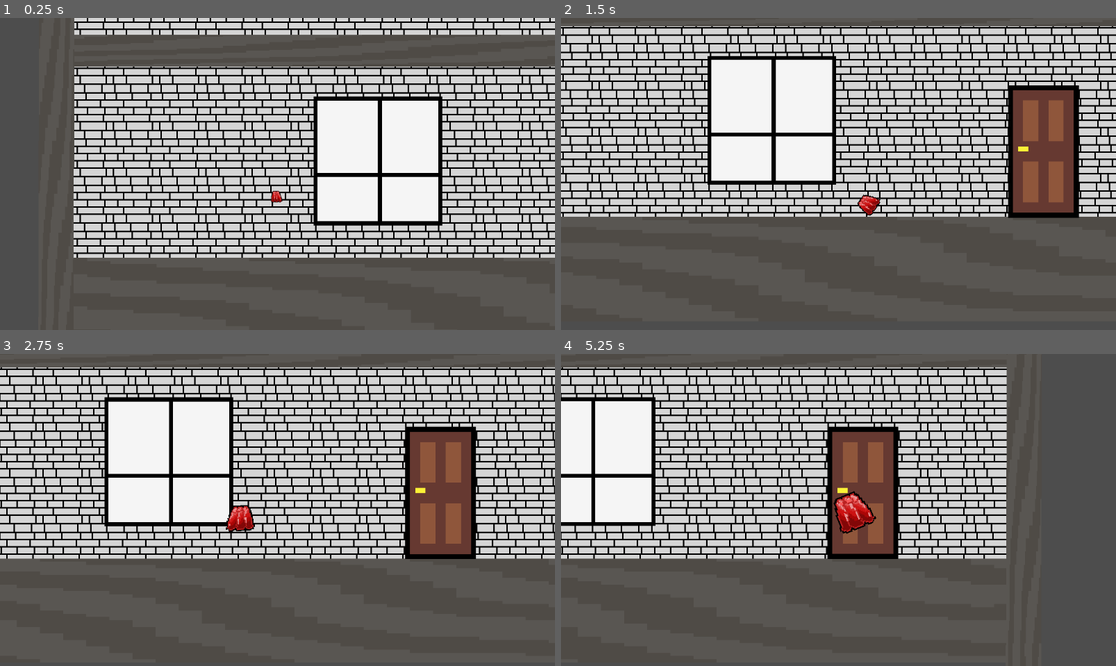
Above: before the commit, frames 1-4 (two rows, left to right).
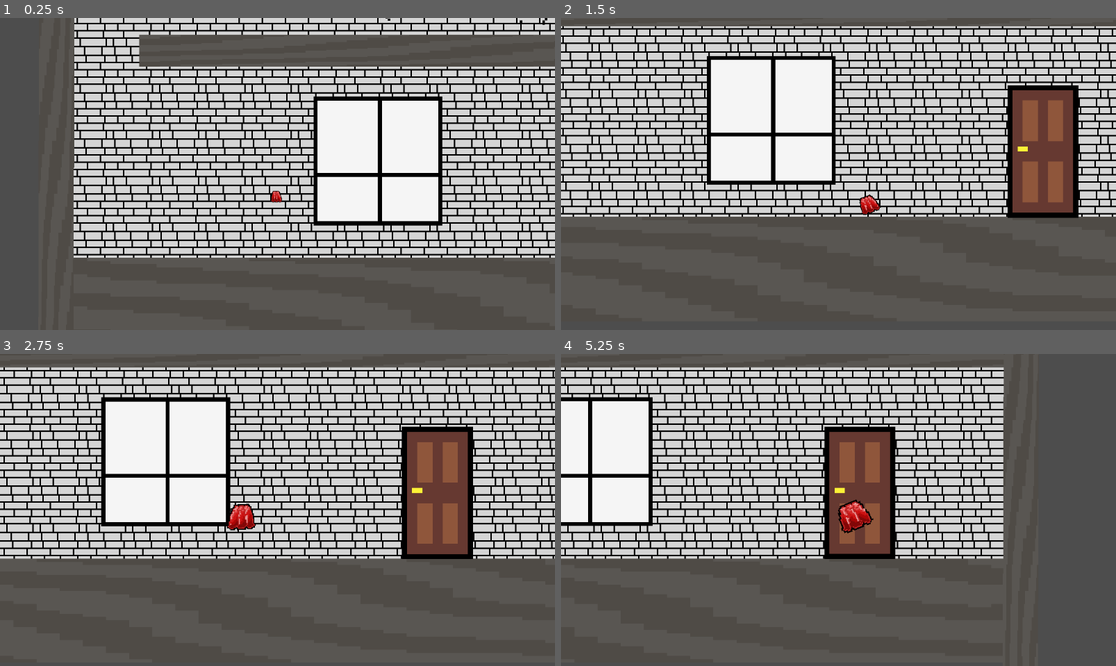
Above: after the commit, the same moments.

Repository: Razen-MIREA/metamorphozis
Game: Godot game, scene res://Game.tscn
Two runs of this game, one before a commit and one after it. Both use one fixed random seed, a clock stepped at 60 frames per second and the inputs below.
Inputs (mouse positions are in pixels of both pictures, inside the frame that each line leads up to):
- Up to frame 1 (0.25 s): no input
- Up to frame 2 (1.5 s): move the mouse to (960, 158) at 0.52 s; hold D (right) from 0.53 s (still down); tap Space (Jump) at 0.6, 0.77, 1.07, 1.35 s; click (960, 158) at 0.67 s; move the mouse to (727, 189) at 1.27 s; click (727, 189) at 1.42 s
- Up to frame 3 (2.75 s): tap Space (Jump) at 1.52, 1.82, 2.1 s; move the mouse to (333, 441) at 2.02 s; release D (right) at 2.03 s; hold A (left) from 2.03 s (still down); click (333, 441) at 2.17 s
- Up to frame 4 (5.25 s): move the mouse to (810, 572) at 2.77 s; release A (left) at 2.78 s; hold D (right) 2.78-4.28 s; tap Space (Jump) at 2.85, 3.02, 3.32, 3.6, 3.77, 4.07, 4.35, 4.52, 4.82, 5.1 s; click (810, 572) at 2.92 s; move the mouse to (1005, 556) at 3.52 s; click (1005, 556) at 3.67 s; move the mouse to (672, 463) at 4.27 s; hold A (left) 4.28-5.03 s; click (672, 463) at 4.42 s; move the mouse to (866, 510) at 5.02 s; hold D (right) from 5.03 s (still down); click (866, 510) at 5.17 s

The runs differ from the first frame. In frame 1, 21% of the frame differs, in the area x 13-100%, y 0-77%; in frame 2, 20%; in frame 3, 22%, in the area x 0-100%, y 4-66%; in frame 4, 18%.

Commit message:
oragnization new
- Added Jump jelly anim
- New sprites(bullet and mobs)
- Code fix

Diff:
--- a/Game.tscn
+++ b/Game.tscn
@@ -6,102 +6,145 @@
 [ext_resource type="Texture2D" uid="uid://bycv43sdpgedd" path="res://assets/sprites/Door.png" id="4_t88pq"]
 [ext_resource type="Texture2D" uid="uid://2cv57oy4lbpt" path="res://assets/sprites/HospitalWall.png" id="5_r0x5m"]
 [ext_resource type="Texture2D" uid="uid://dkr0dmj0qn41m" path="res://assets/sprites/Window.png" id="6_r0x5m"]
-
-[sub_resource type="AtlasTexture" id="AtlasTexture_u44n3"]
+[ext_resource type="Texture2D" uid="uid://gw261la74fsd" path="res://assets/sprites/Ant.png" id="7_3mrqo"]
+[ext_resource type="Texture2D" uid="uid://g7arax7utdm3" path="res://assets/sprites/Fly.png" id="8_joorw"]
+[ext_resource type="Texture2D" uid="uid://c83w7s5jgms7o" path="res://assets/sprites/LavenderRaf.png" id="9_2vekm"]
+
+[sub_resource type="AtlasTexture" id="AtlasTexture_r0x5m"]
+atlas = ExtResource("1_xkndl")
+region = Rect2(416, 0, 32, 32)
+
+[sub_resource type="AtlasTexture" id="AtlasTexture_3mrqo"]
+atlas = ExtResource("1_xkndl")
+region = Rect2(448, 0, 32, 32)
+
+[sub_resource type="AtlasTexture" id="AtlasTexture_joorw"]
+atlas = ExtResource("1_xkndl")
+region = Rect2(480, 0, 32, 32)
+
+[sub_resource type="AtlasTexture" id="AtlasTexture_2vekm"]
+atlas = ExtResource("1_xkndl")
+region = Rect2(512, 0, 32, 32)
+
+[sub_resource type="AtlasTexture" id="AtlasTexture_yx171"]
+atlas = ExtResource("1_xkndl")
+region = Rect2(0, 0, 32, 32)
+
+[sub_resource type="AtlasTexture" id="AtlasTexture_yhmtn"]
+atlas = ExtResource("1_xkndl")
+region = Rect2(32, 0, 32, 32)
+
+[sub_resource type="AtlasTexture" id="AtlasTexture_gwjdr"]
+atlas = ExtResource("1_xkndl")
+region = Rect2(64, 0, 32, 32)
+
+[sub_resource type="AtlasTexture" id="AtlasTexture_lvtmh"]
+atlas = ExtResource("1_xkndl")
+region = Rect2(96, 0, 32, 32)
+
+[sub_resource type="AtlasTexture" id="AtlasTexture_yyih5"]
+atlas = ExtResource("1_xkndl")
+region = Rect2(128, 0, 32, 32)
+
+[sub_resource type="AtlasTexture" id="AtlasTexture_qjyg3"]
+atlas = ExtResource("1_xkndl")
+region = Rect2(160, 0, 32, 32)
+
+[sub_resource type="AtlasTexture" id="AtlasTexture_elkpi"]
+atlas = ExtResource("1_xkndl")
+region = Rect2(192, 0, 32, 32)
+
+[sub_resource type="AtlasTexture" id="AtlasTexture_0yprl"]
+atlas = ExtResource("1_xkndl")
+region = Rect2(224, 0, 32, 32)
+
+[sub_resource type="AtlasTexture" id="AtlasTexture_wuoie"]
 atlas = ExtResource("1_xkndl")
 region = Rect2(256, 0, 32, 32)
 
-[sub_resource type="AtlasTexture" id="AtlasTexture_gwjdr"]
+[sub_resource type="AtlasTexture" id="AtlasTexture_bvhbk"]
 atlas = ExtResource("1_xkndl")
 region = Rect2(288, 0, 32, 32)
 
-[sub_resource type="AtlasTexture" id="AtlasTexture_lvtmh"]
+[sub_resource type="AtlasTexture" id="AtlasTexture_cpsxm"]
 atlas = ExtResource("1_xkndl")
 region = Rect2(320, 0, 32, 32)
 
-[sub_resource type="AtlasTexture" id="AtlasTexture_yyih5"]
+[sub_resource type="AtlasTexture" id="AtlasTexture_hmewc"]
 atlas = ExtResource("1_xkndl")
 region = Rect2(352, 0, 32, 32)
 
-[sub_resource type="AtlasTexture" id="AtlasTexture_sb48q"]
-atlas = ExtResource("1_xkndl")
-region = Rect2(0, 0, 32, 32)
-
-[sub_resource type="AtlasTexture" id="AtlasTexture_t88pq"]
-atlas = ExtResource("1_xkndl")
-region = Rect2(32, 0, 32, 32)
-
-[sub_resource type="AtlasTexture" id="AtlasTexture_r0x5m"]
-atlas = ExtResource("1_xkndl")
-region = Rect2(64, 0, 32, 32)
-
-[sub_resource type="AtlasTexture" id="AtlasTexture_3mrqo"]
-atlas = ExtResource("1_xkndl")
-region = Rect2(96, 0, 32, 32)
-
-[sub_resource type="AtlasTexture" id="AtlasTexture_joorw"]
-atlas = ExtResource("1_xkndl")
-region = Rect2(128, 0, 32, 32)
-
-[sub_resource type="AtlasTexture" id="AtlasTexture_2vekm"]
-atlas = ExtResource("1_xkndl")
-region = Rect2(160, 0, 32, 32)
-
-[sub_resource type="AtlasTexture" id="AtlasTexture_yx171"]
-atlas = ExtResource("1_xkndl")
-region = Rect2(192, 0, 32, 32)
-
-[sub_resource type="AtlasTexture" id="AtlasTexture_yhmtn"]
-atlas = ExtResource("1_xkndl")
-region = Rect2(224, 0, 32, 32)
+[sub_resource type="AtlasTexture" id="AtlasTexture_7ged1"]
+atlas = ExtResource("1_xkndl")
+region = Rect2(384, 0, 32, 32)
 
 [sub_resource type="SpriteFrames" id="SpriteFrames_gwjdr"]
 animations = [{
 "frames": [{
 "duration": 1.0,
-"texture": SubResource("AtlasTexture_u44n3")
-}, {
-"duration": 1.0,
-"texture": SubResource("AtlasTexture_gwjdr")
-}, {
-"duration": 1.0,
-"texture": SubResource("AtlasTexture_lvtmh")
-}, {
-"duration": 1.0,
-"texture": SubResource("AtlasTexture_yyih5")
+"texture": SubResource("AtlasTexture_r0x5m")
+}, {
+"duration": 1.0,
+"texture": SubResource("AtlasTexture_3mrqo")
+}, {
+"duration": 1.0,
+"texture": SubResource("AtlasTexture_joorw")
+}, {
+"duration": 1.0,
+"texture": SubResource("AtlasTexture_2vekm")
 }],
 "loop": true,
 "name": &"Boom",
-"speed": 4.0
-}, {
-"frames": [{
-"duration": 1.0,
-"texture": SubResource("AtlasTexture_sb48q")
-}, {
-"duration": 1.0,
-"texture": SubResource("AtlasTexture_t88pq")
-}, {
-"duration": 1.0,
-"texture": SubResource("AtlasTexture_r0x5m")
-}, {
-"duration": 1.0,
-"texture": SubResource("AtlasTexture_3mrqo")
-}, {
-"duration": 1.0,
-"texture": SubResource("AtlasTexture_joorw")
-}, {
-"duration": 1.0,
-"texture": SubResource("AtlasTexture_2vekm")
-}, {
+"speed": 12.0
+}, {
+"frames": [{
 "duration": 1.0,
 "texture": SubResource("AtlasTexture_yx171")
 }, {
 "duration": 1.0,
 "texture": SubResource("AtlasTexture_yhmtn")
+}, {
+"duration": 1.0,
+"texture": SubResource("AtlasTexture_gwjdr")
+}, {
+"duration": 1.0,
+"texture": SubResource("AtlasTexture_lvtmh")
+}, {
+"duration": 1.0,
+"texture": SubResource("AtlasTexture_yyih5")
+}, {
+"duration": 1.0,
+"texture": SubResource("AtlasTexture_qjyg3")
+}, {
+"duration": 1.0,
+"texture": SubResource("AtlasTexture_elkpi")
+}, {
+"duration": 1.0,
+"texture": SubResource("AtlasTexture_0yprl")
 }],
 "loop": true,
 "name": &"Idle",
-"speed": 4.0
+"speed": 5.0
+}, {
+"frames": [{
+"duration": 1.0,
+"texture": SubResource("AtlasTexture_wuoie")
+}, {
+"duration": 1.0,
+"texture": SubResource("AtlasTexture_bvhbk")
+}, {
+"duration": 1.0,
+"texture": SubResource("AtlasTexture_cpsxm")
+}, {
+"duration": 1.0,
+"texture": SubResource("AtlasTexture_hmewc")
+}, {
+"duration": 1.0,
+"texture": SubResource("AtlasTexture_7ged1")
+}],
+"loop": false,
+"name": &"Jump",
+"speed": 12.0
 }]
 
 [sub_resource type="CircleShape2D" id="CircleShape2D_u44n3"]
@@ -109,6 +152,53 @@
 
 [sub_resource type="RectangleShape2D" id="RectangleShape2D_sb48q"]
 size = Vector2(31.94851, 33.463146)
+
+[sub_resource type="AtlasTexture" id="AtlasTexture_0mevm"]
+atlas = ExtResource("7_3mrqo")
+region = Rect2(0, 0, 64, 64)
+
+[sub_resource type="AtlasTexture" id="AtlasTexture_w2501"]
+atlas = ExtResource("7_3mrqo")
+region = Rect2(64, 0, 64, 64)
+
+[sub_resource type="SpriteFrames" id="SpriteFrames_jsoai"]
+animations = [{
+"frames": [{
+"duration": 1.0,
+"texture": SubResource("AtlasTexture_0mevm")
+}, {
+"duration": 1.0,
+"texture": SubResource("AtlasTexture_w2501")
+}],
+"loop": true,
+"name": &"Idle",
+"speed": 5.0
+}]
+
+[sub_resource type="RectangleShape2D" id="RectangleShape2D_3mrqo"]
+size = Vector2(22.461273, 15.878054)
+
+[sub_resource type="AtlasTexture" id="AtlasTexture_jsoai"]
+atlas = ExtResource("8_joorw")
+region = Rect2(0, 0, 64, 64)
+
+[sub_resource type="AtlasTexture" id="AtlasTexture_bisgb"]
+atlas = ExtResource("8_joorw")
+region = Rect2(64, 0, 64, 64)
+
+[sub_resource type="SpriteFrames" id="SpriteFrames_y5ctq"]
+animations = [{
+"frames": [{
+"duration": 1.0,
+"texture": SubResource("AtlasTexture_jsoai")
+}, {
+"duration": 1.0,
+"texture": SubResource("AtlasTexture_bisgb")
+}],
+"loop": true,
+"name": &"Idle",
+"speed": 12.0
+}]
 
 [node name="Node2D" type="Node2D" unique_id=211646541]
 
@@ -121,7 +211,7 @@
 position = Vector2(575, 324)
 scale = Vector2(4.4375005, 4.4375005)
 sprite_frames = SubResource("SpriteFrames_gwjdr")
-animation = &"Idle"
+animation = &"Boom"
 
 [node name="Camera2D" type="Camera2D" parent="CharacterBody2D" unique_id=848754643]
 position = Vector2(577, 324)
@@ -137,8 +227,8 @@
 shape = SubResource("CircleShape2D_u44n3")
 
 [node name="Floor" type="StaticBody2D" parent="." unique_id=749842850]
-position = Vector2(1003.00006, -17)
-scale = Vector2(64.011154, -2.7504199)
+position = Vector2(1113, -17)
+scale = Vector2(57.41115, -2.7504199)
 disable_mode = 1
 
 [node name="CollisionShape2D" type="CollisionShape2D" parent="Floor" unique_id=640726830]
@@ -191,14 +281,47 @@
 modulate = Color(0.83632696, 0.83632696, 0.83632696, 1)
 z_index = -1
 texture_repeat = 2
-position = Vector2(1012.5, 298)
+position = Vector2(1013, 37)
 scale = Vector2(4, 4)
 texture = ExtResource("5_r0x5m")
 region_enabled = true
-region_rect = Rect2(0, 0, 512, 250)
+region_rect = Rect2(0, 0, 512, 300)
 
 [node name="Window" type="Sprite2D" parent="." unique_id=197451739]
 modulate = Color(0.9612289, 0.961229, 0.9612289, 1)
 position = Vector2(855, 288)
 scale = Vector2(-11.141564, -11.141564)
 texture = ExtResource("6_r0x5m")
+
+[node name="Ant" type="RigidBody2D" parent="." unique_id=1938575630]
+position = Vector2(1311, -149)
+
+[node name="AnimatedSprite2D" type="AnimatedSprite2D" parent="Ant" unique_id=1528248372]
+scale = Vector2(6.36, 6.36)
+sprite_frames = SubResource("SpriteFrames_jsoai")
+animation = &"Idle"
+frame_progress = 0.9803728
+
+[node name="CollisionShape2D" type="CollisionShape2D" parent="Ant" unique_id=1309476843]
+position = Vector2(5.877075, -16.5)
+scale = Vector2(4.975421, 4.975421)
+shape = SubResource("RectangleShape2D_3mrqo")
+
+[node name="Fly" type="RigidBody2D" parent="." unique_id=1426391755]
+position = Vector2(914, -160)
+
+[node name="AnimatedSprite2D" type="AnimatedSprite2D" parent="Fly" unique_id=448349256]
+scale = Vector2(6.36, 6.36)
+sprite_frames = SubResource("SpriteFrames_y5ctq")
+animation = &"Idle"
+frame_progress = 0.39419937
+
+[node name="CollisionShape2D" type="CollisionShape2D" parent="Fly" unique_id=1492784333]
+position = Vector2(-22, -28)
+scale = Vector2(4.975421, 4.975421)
+shape = SubResource("RectangleShape2D_3mrqo")
+
+[node name="LavenderRaf" type="Sprite2D" parent="." unique_id=90584577]
+position = Vector2(1593.9998, 2458.5408)
+scale = Vector2(105.71874, 39.4206)
+texture = ExtResource("9_2vekm")
--- a/scripts/player.gd
+++ b/scripts/player.gd
@@ -9,7 +9,7 @@
 const THRUST_POWER = 1200.0
 const GROWTH_SPEED = 1.0
 const SHRINK_SPEED = 2.0
-const MAX_SCALE = 25.0
+const MAX_SCALE = 10.0
 const MIN_SCALE = 1.0
 
 func _ready() -> void:
@@ -30,11 +30,13 @@
 		sprite.scale = sprite.scale.lerp(Vector2.ONE * MIN_SCALE, SHRINK_SPEED * delta)
 
 		var mouse_pos = get_global_mouse_position()
-		var dir = (mouse_pos - $Camera2D.position - global_position).normalized()
+		var dir = (mouse_pos - global_position - $Camera2D.position).normalized() # Убрал лишнюю камеру из расчета
 
-		# Плавно меняем вектор скорости в сторону мыши
+		# В режиме полета мы игнорируем гравитацию, чтобы не "проседать"
 		velocity = velocity.lerp(dir * THRUST_POWER, 0.1)
 		sprite.rotation = lerp_angle(sprite.rotation, velocity.angle(), 0.2)
+
+		# Если есть анимация полета — включи её тут
 	else:
 		# --- РЕЖИМ ПЛАТФОРМЕРА (POP) ---
 		sprite.rotation = lerp_angle(sprite.rotation, 0, 0.1)
@@ -46,9 +48,8 @@
 		if sprite.scale.x >= MAX_SCALE:
 			explode()
 
-		# Гравитация (CharacterBody2D требует прибавления к velocity)
-		if not is_on_floor():
-			velocity.y += GRAVITY * delta
+		# Гравитация работает ТОЛЬКО когда мы не летим
+		velocity.y += GRAVITY * delta
 
 		# Управление влево-вправо
 		var input_dir = Input.get_axis("left", "right")
@@ -57,24 +58,23 @@
 			sprite.flip_h = input_dir < 0
 		else:
 			velocity.x = move_toward(velocity.x, 0, WALK_SPEED * 0.2)
+			if is_on_floor(): sprite.play("Idle") # ВОЗВРАТ В IDLE
 
-		# ПРЫЖОК (теперь через родную функцию Godot)
+		# ПРЫЖОК
 		if Input.is_action_just_pressed("Jump") and is_on_floor():
 			velocity.y = JUMP_VELOCITY
+			sprite.play("Jump")
 
 	# Ограничение скорости
 	velocity = velocity.limit_length(1500)
 
-	# --- ДВИЖЕНИЕ (СУТЬ CHARACTERBODY2D) ---
-	# move_and_slide сама обрабатывает дельту и столкновения
 	move_and_slide()
 
-	# Эффект отскока после move_and_slide
-	if get_slide_collision_count() > 0:
-		var collision = get_last_slide_collision()
-		if is_jetting: # Отскакиваем только в режиме полета для драйва
-			velocity = velocity.bounce(collision.get_normal()) * 0.5
+	# ФИНКС АНИМАЦИИ: Если приземлились, но ничего не жмем — Idle
+	if is_on_floor() and velocity.x == 0 and not is_jetting:
+		sprite.play("Idle")
 
+	# Обновление хитбокса
 	$CollisionShape2D.shape.radius = $AnimatedSprite2D.scale.x * 2.0
 
 func explode():
@@ -84,4 +84,4 @@
 	var tween = create_tween()
 	tween.tween_property($AnimatedSprite2D, "scale", $AnimatedSprite2D.scale * 1.3, 0.1)
 	tween.tween_property($AnimatedSprite2D, "modulate:a", 0.0, 0.3)
-	get_tree().create_timer(0.8).timeout.connect(func(): get_tree().reload_current_scene())
+	get_tree().create_timer(4.0/5).timeout.connect(func(): get_tree().reload_current_scene())
Binary file added: assets/sprites/Ant.png
Not shown, added: assets/sprites/Ant.png.import
Binary file added: assets/sprites/Bullet.png
Not shown, added: assets/sprites/Bullet.png.import
Binary file added: assets/sprites/Fly.png
Not shown, added: assets/sprites/Fly.png.import
Binary file changed: assets/sprites/Jelly.png
Binary file added: assets/sprites/JellyProject.ase
